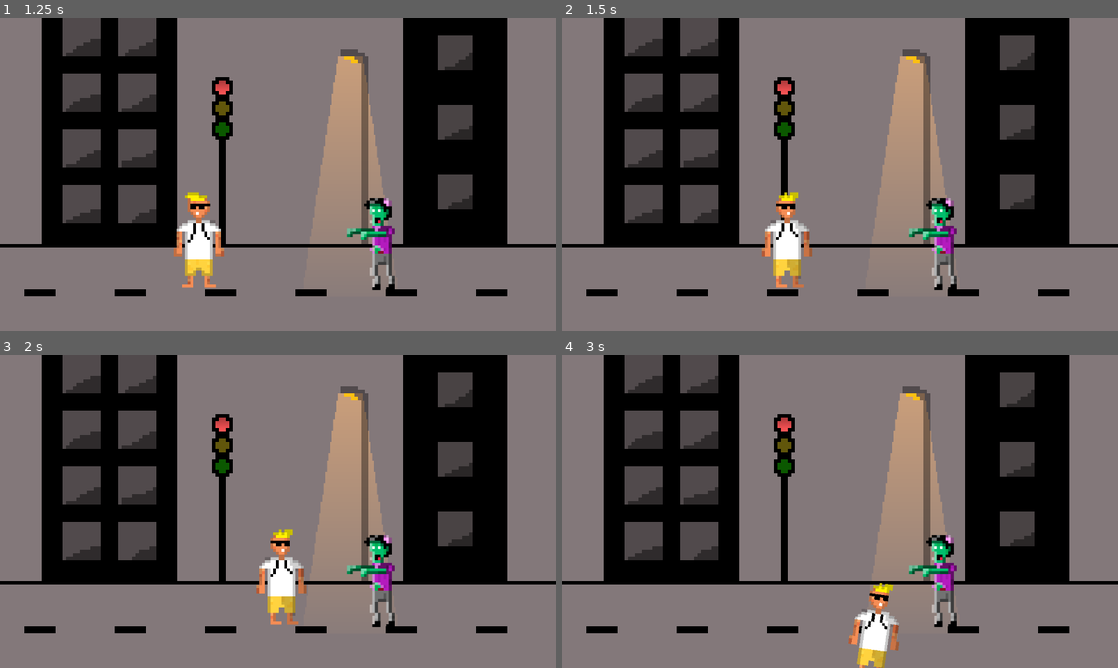
Above: before the commit, frames 1-4 (two rows, left to right).
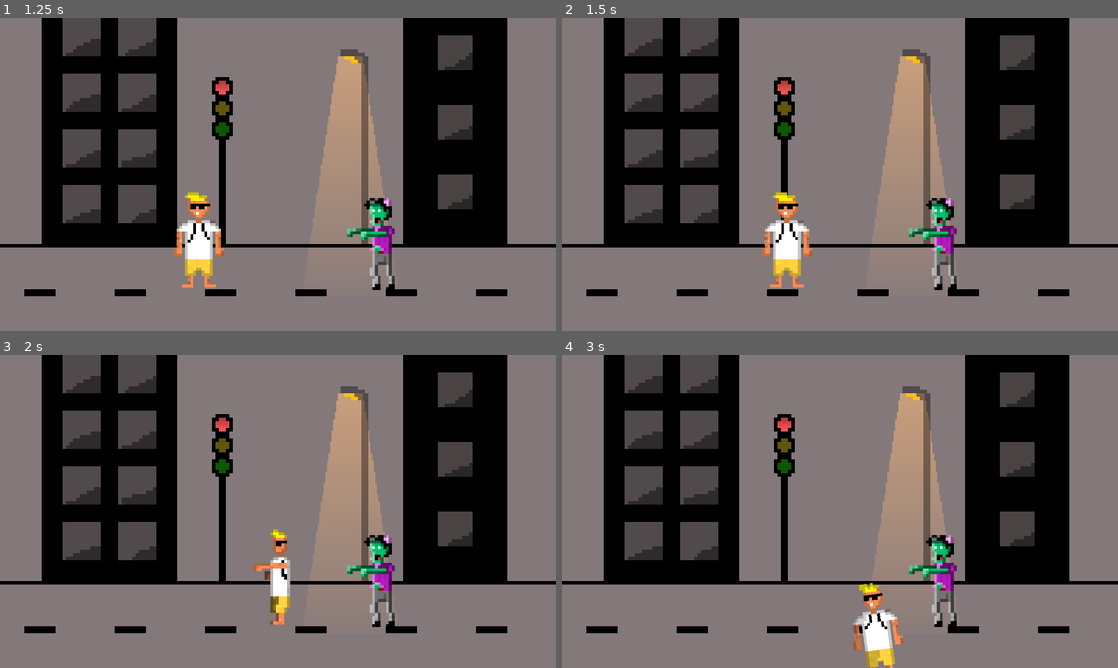
Above: after the commit, the same moments.

Repository: bartlomiejmont/McFunnyStuff
Game: Godot game, scene res://Scenes/Start.tscn
Two runs of this game, one before a commit and one after it. Both use one fixed random seed, a clock stepped at 60 frames per second and the inputs below.
Inputs (mouse positions are in pixels of both pictures, inside the frame that each line leads up to):
- Up to frame 1 (1.25 s): click (278, 212) at 0.5 s
- Up to frame 2 (1.5 s): tap Enter at 1.25 s; hold Right (ui_right) from 1.28 s (still down)
- Up to frame 3 (2 s): keep holding Right (ui_right); tap Space at 1.52 s
- Up to frame 4 (3 s): release Right (ui_right) at 2.03 s; hold Down (ui_down) 2.03-2.78 s; tap Space at 2.27 s; hold Right (ui_right) from 2.78 s (still down)

Frame 1 is identical in both runs. In frame 2, 0.6% of the frame differs, in the area x 36-45%, y 55-87%; in frame 3, 1.2%; in frame 4, 1.3%, in the area x 51-62%, y 72-100%.

Commit message:
Adding raycast rotation into animation player

Diff:
--- a/Scenes/AnimatedSprite.gd
+++ b/Scenes/AnimatedSprite.gd
@@ -1,6 +1,8 @@
 extends AnimatedSprite
 
 signal punch
+signal runR
+signal runL
 var punching = false
 
 func _on_Player_animate(motion):
@@ -9,11 +11,13 @@
 			emit_signal("punch")
 			punching = true
 		elif motion.x > 0:
-			self.flip_h = true
-			self.play("run")
+			emit_signal("runR")
+#			self.flip_h = true
+#			self.play("run")
 		elif motion.x < 0:
-			self.flip_h = false
-			self.play("run")
+			emit_signal("runL")
+#			self.flip_h = false
+#			self.play("run")
 		elif motion.y != 0:
 			self.play("run")
 		else:
